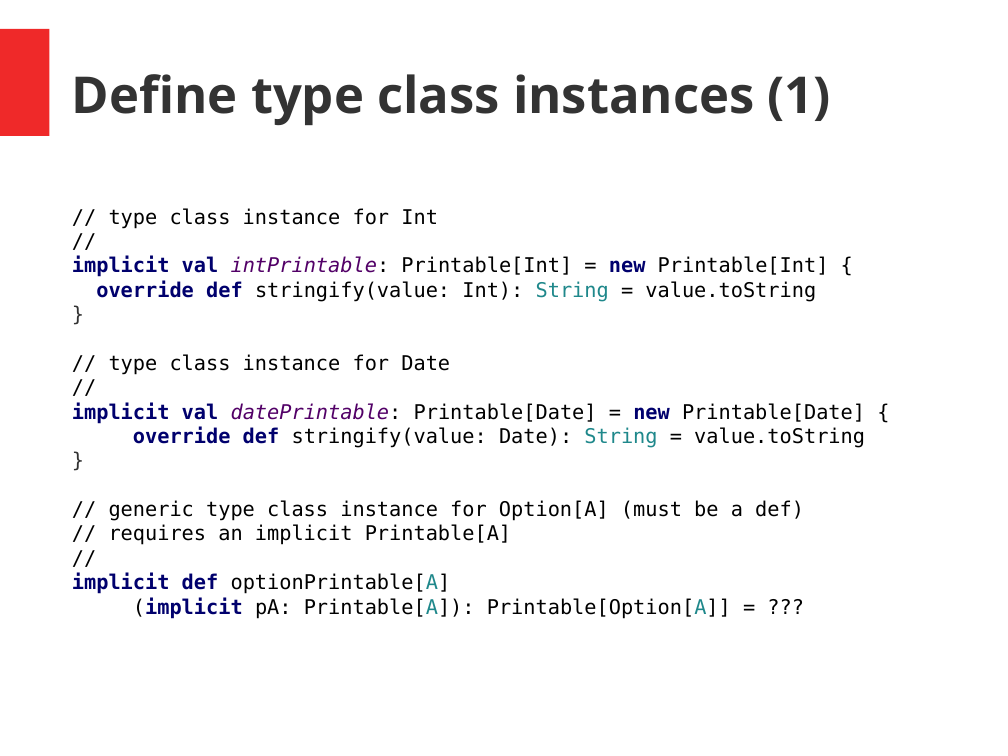
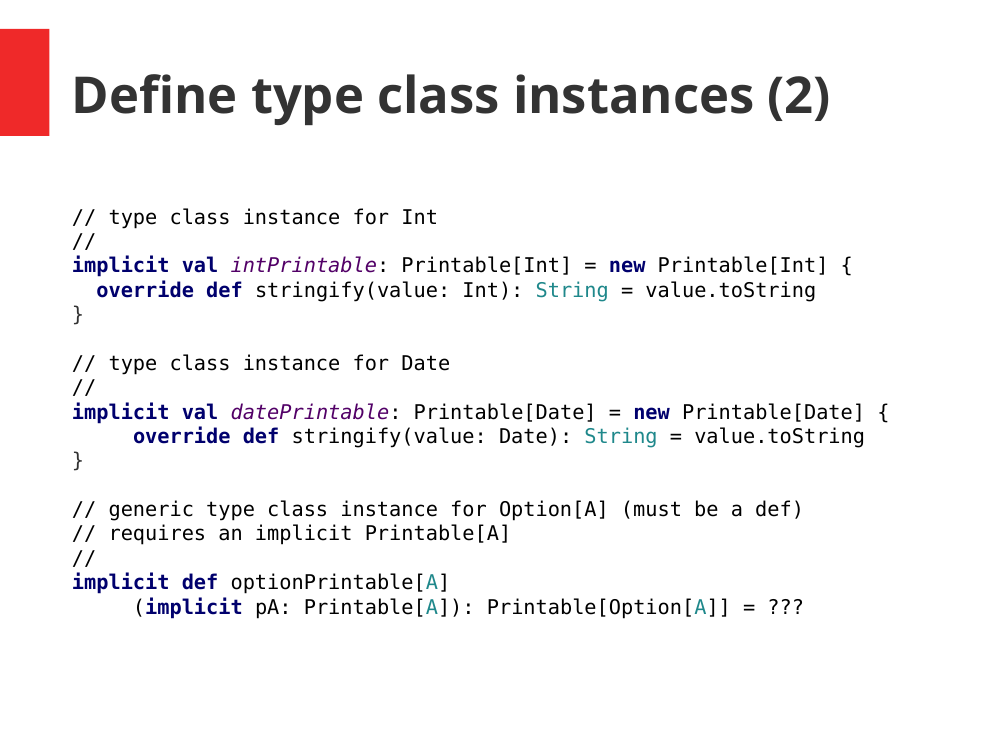
Before and after one commit to hermannhueck/typeclasses, a slide deck: slide 18 of Slides/TypeClasses.pptx. Drawn at 1008x756 pixels with LibreOffice and Linux fonts; fonts in the diff are those of the drawing. Boxes give left, top, right and bottom in pixels: in the first picture for what was removed or moved away, otherwise in the second. Text is boxed around its words. In the diff, an @@ line names an element or a change of style, - is before the commit and + after.

```diff
--- a/Slides/TypeClasses.pptx
+++ b/Slides/TypeClasses.pptx
@@ text at bbox=[72, 74, 831, 125]: text changed @@
-Define type class instances (1)
+Define type class instances (2)
```
Also in this commit, not shown: 4 other slides changed, 1 other file.
